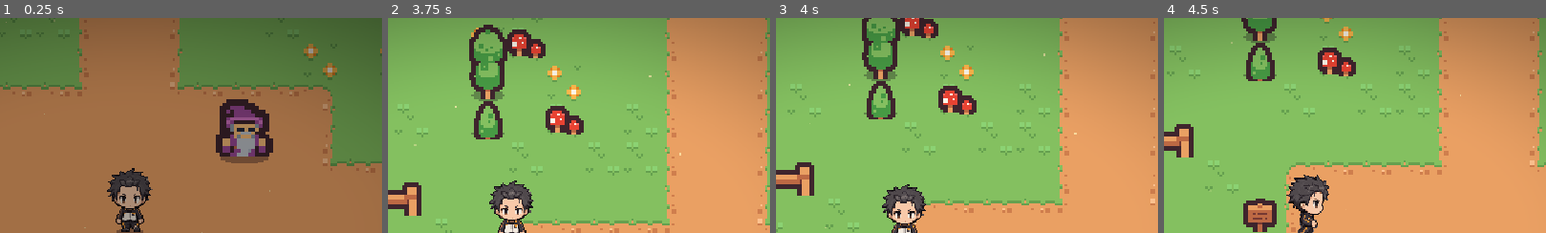
Above: before the commit, frames 1-4 (left to right).
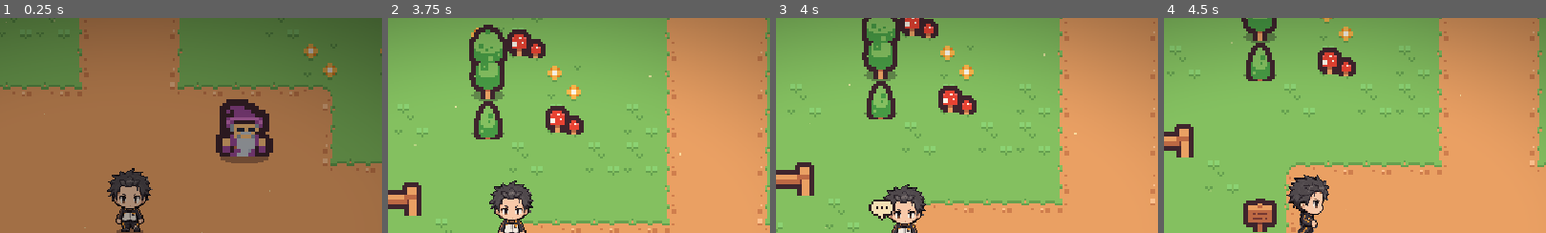
Above: after the commit, the same moments.

Repository: biagio-scaglia/let-s-learn-godot-
Game: Godot game, scene res://world/main.tscn
Two runs of this game, one before a commit and one after it. Both use one fixed random seed, a clock stepped at 60 frames per second and the inputs below.
Inputs:
- Up to frame 1 (0.25 s): no input
- Up to frame 2 (3.75 s): hold E (interact) 0.53-1.28 s; hold W (move_up) 0.53-2.03 s; tap E (interact) at 1.35, 2.3, 2.85 s; hold Shift (run) 2.03-2.78 s; hold A (move_left) 2.03-3.53 s; hold S (move_down) from 3.53 s (still down); hold E (interact) from 3.53 s (still down)
- Up to frame 3 (4 s): keep holding S (move_down); keep holding E (interact)
- Up to frame 4 (4.5 s): release S (move_down) at 4.28 s; release E (interact) at 4.28 s; hold D (move_right) from 4.28 s (still down); tap Shift (run) at 4.35 s
The pictures show only the part of the screen within x 33-83%, y 0-50%; the shares and areas given below are measured in that part.

Frames 1-2 are identical in both runs. In frame 3, 0.4% of the frame differs, in the area x 24-32%, y 84-95%; in frame 4, nothing differs.

Commit message:
Rigenera la mappa con il cartello leggibile

Diff:
--- a/let's-learn-godot/world/main.tscn
+++ b/let's-learn-godot/world/main.tscn
@@ -1,9 +1,10 @@
-[gd_scene load_steps=9 format=3]
+[gd_scene load_steps=10 format=3]
 
 [ext_resource type="TileSet" path="res://world/tileset.tres" id="1_tiles"]
 [ext_resource type="PackedScene" path="res://characters/subaru/subaru.tscn" id="2_subaru"]
 [ext_resource type="PackedScene" path="res://characters/npc/npc.tscn" id="3_npc"]
 [ext_resource type="Shader" path="res://effects/vignette.gdshader" id="4_vignette"]
+[ext_resource type="PackedScene" path="res://interactables/interactable.tscn" id="5_interactable"]
 
 [sub_resource type="ShaderMaterial" id="vignette_mat"]
 shader = ExtResource("4_vignette")
@@ -64,6 +65,14 @@
 position = Vector2(752, 352)
 npc_name = "Saggio"
 lines = PackedStringArray("Oh, un volto nuovo! Benvenuto in questo piccolo villaggio.", "Io sono il Saggio. Passo le gi …(186 unchanged characters)…
+repeat_lines = PackedStringArray("Ancora qui? Gli alberi non crescono più in fretta se li guardiamo in due!", "Hai letto il cartello vicino alla piazza? Lo ha scritto mio nonno.")
+
+[node name="Sign" parent="World" instance=ExtResource("5_interactable")]
+position = Vector2(464, 346)
+speaker = "Cartello"
+lines = PackedStringArray("Villaggio di Erbalta.", "A nord: il bosco. A est e a ovest: la strada maestra.")
+repeat_lines = PackedStringArray("Sotto, piccolo piccolo: \"Il Saggio sa tutto. Chiedete a lui.\"")
+prompt_height = 42.0
 
 [node name="Subaru" parent="World" instance=ExtResource("2_subaru")]
 position = Vector2(656, 416)
